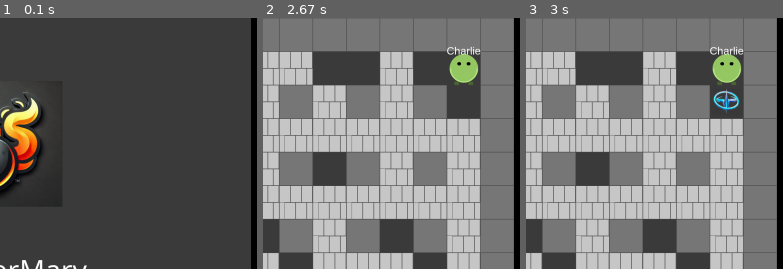
Above: before the commit, frames 1-3 (left to right).
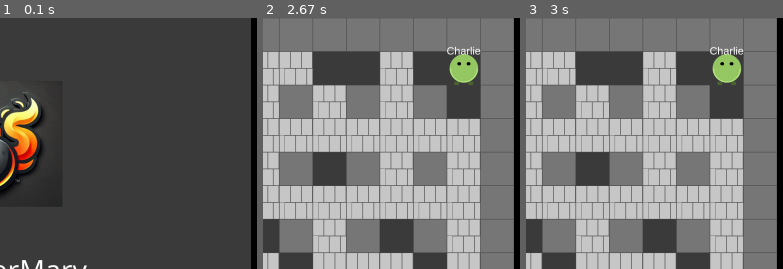
Above: after the commit, the same moments.

Repository: roborros/BomberMarv
Game: pygame game, started from pyBomberMarv.py
Two runs of this game, one before a commit and one after it. Both use one fixed random seed, a clock stepped at 60 frames per second and the inputs below.
Inputs:
- Up to frame 1 (0.1 s): no input
- Up to frame 2 (2.67 s): hold Right 0.33-0.8 s; tap Enter at 0.83 s
- Up to frame 3 (3 s): no input
The pictures show only the part of the screen within x 50-100%, y 0-50%; the shares and areas given below are measured in that part.

Frames 1-2 are identical in both runs. In frame 3, 0.5% of the frame differs, in the area x 72-83%, y 28-38%.

Commit message:
Adjust trophy win threshold and quad damage probability; implement player death animation and update player control display

Diff:
--- a/pyBomberMarv.py
+++ b/pyBomberMarv.py
@@ -34,9 +34,9 @@
 
 POWERUP_PROBABILITY = 0.3  # Chance to spawn a powerup when a block is destroyed
 
-TROPHY_WIN_THRESHOLD = 5   # Number of trophies needed to become Champion
-
-QUAD_DAMAGE_PROBABILITY = 0.001*500 # Chance to spawn a Quad Damage powerup
+TROPHY_WIN_THRESHOLD = 2   # Number of trophies needed to become Champion
+
+QUAD_DAMAGE_PROBABILITY = 0.0003 # Chance to spawn a Quad Damage powerup
 QUAD_DAMAGE_TIME = 20 # Duration of Quad Damage effect (s)
 QUAD_DAMAGE_POWER = 10    # Powerup bonus to bomb capacity and fire power
 QUAD_DAMAGE_DELAY = 0*120  # Delay before Quad Damage powerup spawns (s)
@@ -258,6 +258,7 @@
         self.quad_damage = False
         self.quad_damage_start_time = 0
         self.name = name
+        self.death_animation_time = 0
 
     def get_circle(self):
         return (self.pos, self.draw_radius)
@@ -267,6 +268,8 @@
 
     def update(self, dt, board, bombs):
         if not self.alive:
+            if self.death_animation_time > 0:
+                self.death_animation_time -= dt
             return
         keys = pygame.key.get_pressed()
         direction = pygame.math.Vector2(0, 0)
@@ -527,40 +530,47 @@
 
 def draw_players(surface):
     for player in players:
-        if not player.alive:
+        if not player.alive and player.death_animation_time <= 0:
             continue
         pos = (int(player.pos.x), int(player.pos.y))
         r = player.draw_radius
-        pygame.gfxdraw.filled_circle(surface, pos[0], pos[1], r, player.color)
-        pygame.gfxdraw.aacircle(surface, pos[0], pos[1], r, player.color)
-        helmet_color = (min(player.color[0]+30,255), min(player.color[1]+30,255), min(player.color[2]+30,255))
-        rect_head = pygame.Rect(pos[0]-r, pos[1]-r, 2*r, 2*r)
-        pygame.draw.arc(surface, helmet_color, rect_head, math.pi, 2*math.pi, 3)
-        eye_r = max(1, r//8)
-        eye_offset_x = r//3
-        eye_offset_y = r//3
-        pygame.gfxdraw.filled_circle(surface, pos[0]-eye_offset_x, pos[1]-eye_offset_y, eye_r, (0,0,0))
-        pygame.gfxdraw.filled_circle(surface, pos[0]+eye_offset_x, pos[1]-eye_offset_y, eye_r, (0,0,0))
-        leg_width = r//3
-        leg_height = r//4
-        leg_offset = int(6 * math.sin(player.animation_time / 150.0))
-        left_leg = pygame.Rect(pos[0] - r//2 - leg_width//2, pos[1] + r - 2 + leg_offset, leg_width, leg_height)
-        right_leg = pygame.Rect(pos[0] + r//2 - leg_width//2, pos[1] + r - 2 - leg_offset, leg_width, leg_height)
-        leg_color = (player.color[0]//2, player.color[1]//2, player.color[2]//2)
-        pygame.draw.rect(surface, leg_color, left_leg)
-        pygame.draw.rect(surface, leg_color, right_leg)
-
-        if player.quad_damage:
-            elapsed = pygame.time.get_ticks() - player.quad_damage_start_time
-            pulse = 1 + 0.1 * math.sin(2 * math.pi * (elapsed / 500.0))
-            rect_size = int((2 * r + 10) * pulse)
-            rect = pygame.Rect(pos[0] - rect_size // 2, pos[1] - rect_size // 2, rect_size, rect_size)
-            pygame.draw.rect(surface, (0, 255, 255), rect, 4)
-
-        # Draw player name
-        name_text = font_small.render(player.name, True, (255, 255, 255))
-        name_rect = name_text.get_rect(center=(pos[0], pos[1] - r - 10))
-        surface.blit(name_text, name_rect)
+        if player.alive:
+            pygame.gfxdraw.filled_circle(surface, pos[0], pos[1], r, player.color)
+            pygame.gfxdraw.aacircle(surface, pos[0], pos[1], r, player.color)
+            helmet_color = (min(player.color[0]+30,255), min(player.color[1]+30,255), min(player.color[2]+30,255))
+            rect_head = pygame.Rect(pos[0]-r, pos[1]-r, 2*r, 2*r)
+            pygame.draw.arc(surface, helmet_color, rect_head, math.pi, 2*math.pi, 3)
+            eye_r = max(1, r//8)
+            eye_offset_x = r//3
+            eye_offset_y = r//3
+            pygame.gfxdraw.filled_circle(surface, pos[0]-eye_offset_x, pos[1]-eye_offset_y, eye_r, (0,0,0))
+            pygame.gfxdraw.filled_circle(surface, pos[0]+eye_offset_x, pos[1]-eye_offset_y, eye_r, (0,0,0))
+            leg_width = r//3
+            leg_height = r//4
+            leg_offset = int(6 * math.sin(player.animation_time / 150.0))
+            left_leg = pygame.Rect(pos[0] - r//2 - leg_width//2, pos[1] + r - 2 + leg_offset, leg_width, leg_height)
+            right_leg = pygame.Rect(pos[0] + r//2 - leg_width//2, pos[1] + r - 2 - leg_offset, leg_width, leg_height)
+            leg_color = (player.color[0]//2, player.color[1]//2, player.color[2]//2)
+            pygame.draw.rect(surface, leg_color, left_leg)
+            pygame.draw.rect(surface, leg_color, right_leg)
+
+            if player.quad_damage:
+                elapsed = pygame.time.get_ticks() - player.quad_damage_start_time
+                pulse = 1 + 0.1 * math.sin(2 * math.pi * (elapsed / 500.0))
+                rect_size = int((2 * r + 10) * pulse)
+                rect = pygame.Rect(pos[0] - rect_size // 2, pos[1] - rect_size // 2, rect_size, rect_size)
+                pygame.draw.rect(surface, (0, 255, 255), rect, 4)
+
+            # Draw player name
+            name_text = font_small.render(player.name, True, (255, 255, 255))
+            name_rect = name_text.get_rect(center=(pos[0], pos[1] - r - 10))
+            surface.blit(name_text, name_rect)
+        else:
+            # Draw death animation
+            alpha = int(255 * (player.death_animation_time / 1000.0))
+            death_color = (255, 0, 0, alpha)
+            pygame.gfxdraw.filled_circle(surface, pos[0], pos[1], r, death_color)
+            pygame.gfxdraw.aacircle(surface, pos[0], pos[1], r, death_color)
 
 def draw_bombs(surface, current_time):
     for bomb in bombs:
@@ -665,6 +675,7 @@
         explosion_sound_qd.play()
     else:
         explosion_sound.play()
+
     for (x, y) in explosion.cells:
         if board[y][x] == DESTRUCTIBLE:
             board[y][x] = EMPTY
@@ -680,15 +691,21 @@
                 explosion_rect = pygame.Rect(cell[0]*CELL_SIZE, cell[1]*CELL_SIZE, CELL_SIZE, CELL_SIZE)
                 if circle_rect_collision((player.pos.x, player.pos.y), player.collision_radius, explosion_rect):
                     player.alive = False
+                    player.death_animation_time = 1000  # 1 second death animation
                     death_sound.play()
                     break
 
 def draw_controls(surface):
     font = pygame.font.SysFont("arial", 40)
     y_offset = BASE_HEIGHT - BASE_HEIGHT // 3
+    control_text = "Controls: Up -  Down - Left - Right - Bomb"
+    text = font.render(control_text, True, (255, 255, 255))
+    rect = text.get_rect(center=(BASE_WIDTH // 2, y_offset))
+    surface.blit(text, rect)
+    y_offset += 50
     for i, player in enumerate(players):
         controls = player.controls
-        control_text = f"Player {i+1} Controls: Up: {pygame.key.name(controls['up'])}, Down: {pygame.key.name(controls['down'])}, Left: {pygame.key.name(controls['left'])}, Right: {pygame.key.name(controls['right'])}, Bomb: {pygame.key.name(controls['bomb'])}"
+        control_text = f"{player.name}: {pygame.key.name(controls['up'])} - {pygame.key.name(controls['down'])}- {pygame.key.name(controls['left'])} - {pygame.key.name(controls['right'])} - {pygame.key.name(controls['bomb'])}"
         text = font.render(control_text, True, player.color)
         rect = text.get_rect(center=(BASE_WIDTH // 2, y_offset))
         surface.blit(text, rect)
@@ -703,7 +720,7 @@
         for i in range(winner.trophies):
             trophy_pos = (x_start + i * (icon_size + 5), BASE_HEIGHT//2 + 70)
             draw_trophy_icon(surface, trophy_pos, icon_size)
-        text = font.render(f"Player {players.index(winner)+1} wins!", True, winner.color)
+        text = font.render(f"{winner.name} wins!", True, winner.color)
     else:
         text = font.render("No one wins!", True, (255,255,255))
     rect = text.get_rect(center=(BASE_WIDTH//2, BASE_HEIGHT//2 + 80))
@@ -714,7 +731,7 @@
         trophy_surface = pygame.Surface((150, 40), pygame.SRCALPHA)
         for j in range(player.trophies):
             draw_trophy_icon(trophy_surface, (j * 30, 0), 24+10)
-        win_text = font_small.render(f"Player {i+1}:", True, player.color)
+        win_text = font_small.render(f"{player.name}:", True, player.color)
         surface.blit(win_text, (50, y_offset))
         surface.blit(trophy_surface, (200, y_offset))
         y_offset += 40
@@ -727,7 +744,7 @@
     trophy_surface = pygame.Surface((200, 40), pygame.SRCALPHA)
     for j in range(champion.trophies):
         draw_trophy_icon(trophy_surface, (j * 30, 0), 24)
-    text = font.render(f"Champion: Player {players.index(champion)+1}", True, champion.color)
+    text = font.render(f"Champion: {champion.name}", True, champion.color)
     rect = text.get_rect(center=(BASE_WIDTH//2, BASE_HEIGHT//2 - 100))
     surface.blit(text, rect)
     surface.blit(trophy_surface, (BASE_WIDTH//2 - 100, BASE_HEIGHT//2 + 100))
